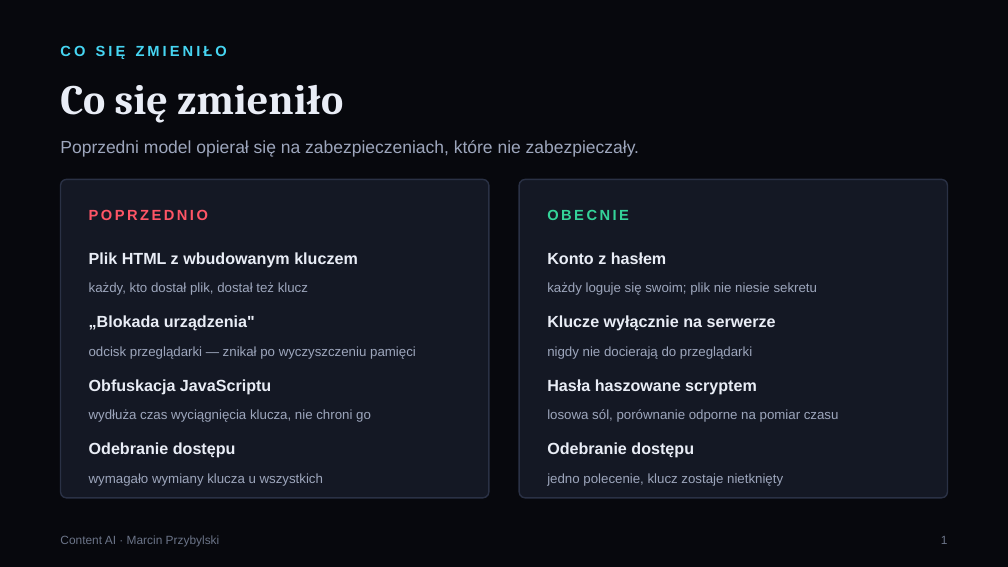
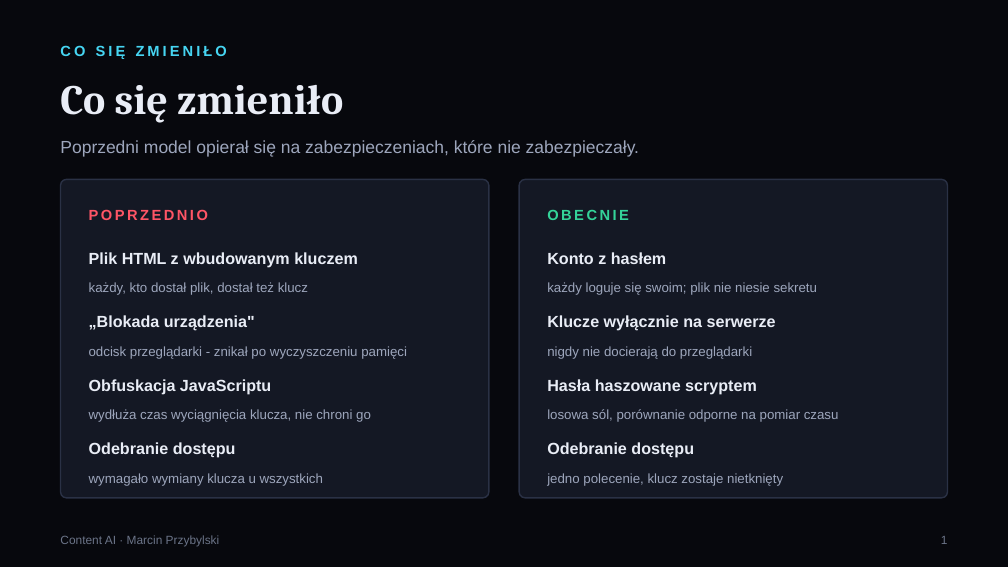
Before and after one commit to Marcin1000/ContentAI, a slide deck: slide 2 of prezentacje/PL/ContentAI_Security.pptx. Drawn at 1008x567 pixels with LibreOffice and Linux fonts; fonts in the diff are those of the drawing. Boxes give left, top, right and bottom in pixels: in the first picture for what was removed or moved away, otherwise in the second. Text is boxed around its words. In the diff, an @@ line names an element or a change of style, - is before the commit and + after.

```diff
--- a/prezentacje/PL/ContentAI_Security.pptx
+++ b/prezentacje/PL/ContentAI_Security.pptx
@@ text at (89, 346, 407, 359): text changed @@
-odcisk przeglądarki — znikał po wyczyszczeniu pamięci
+odcisk przeglądarki - znikał po wyczyszczeniu pamięci
```
Also in this commit, not shown: 7 other slides changed, 17 other files.
